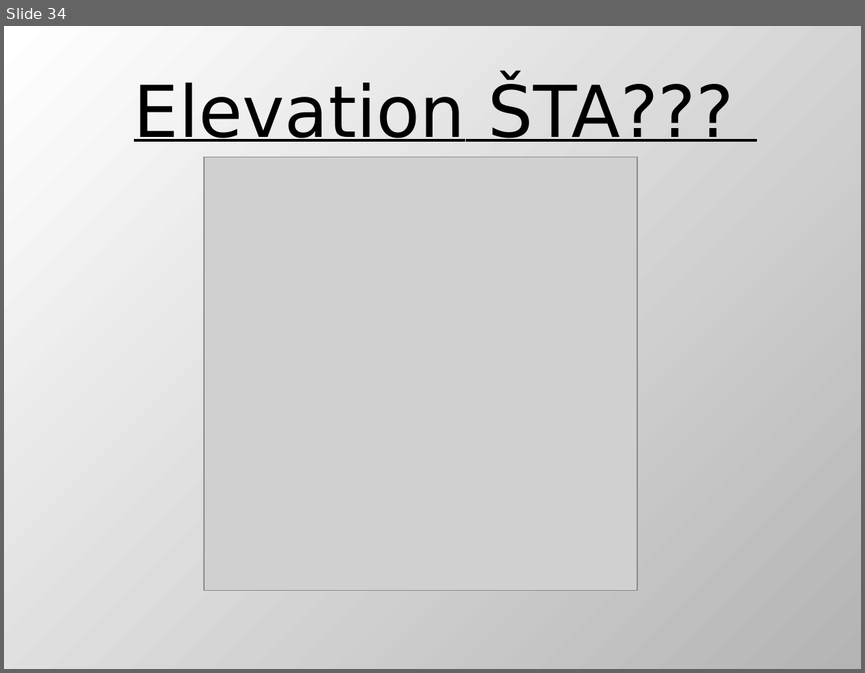
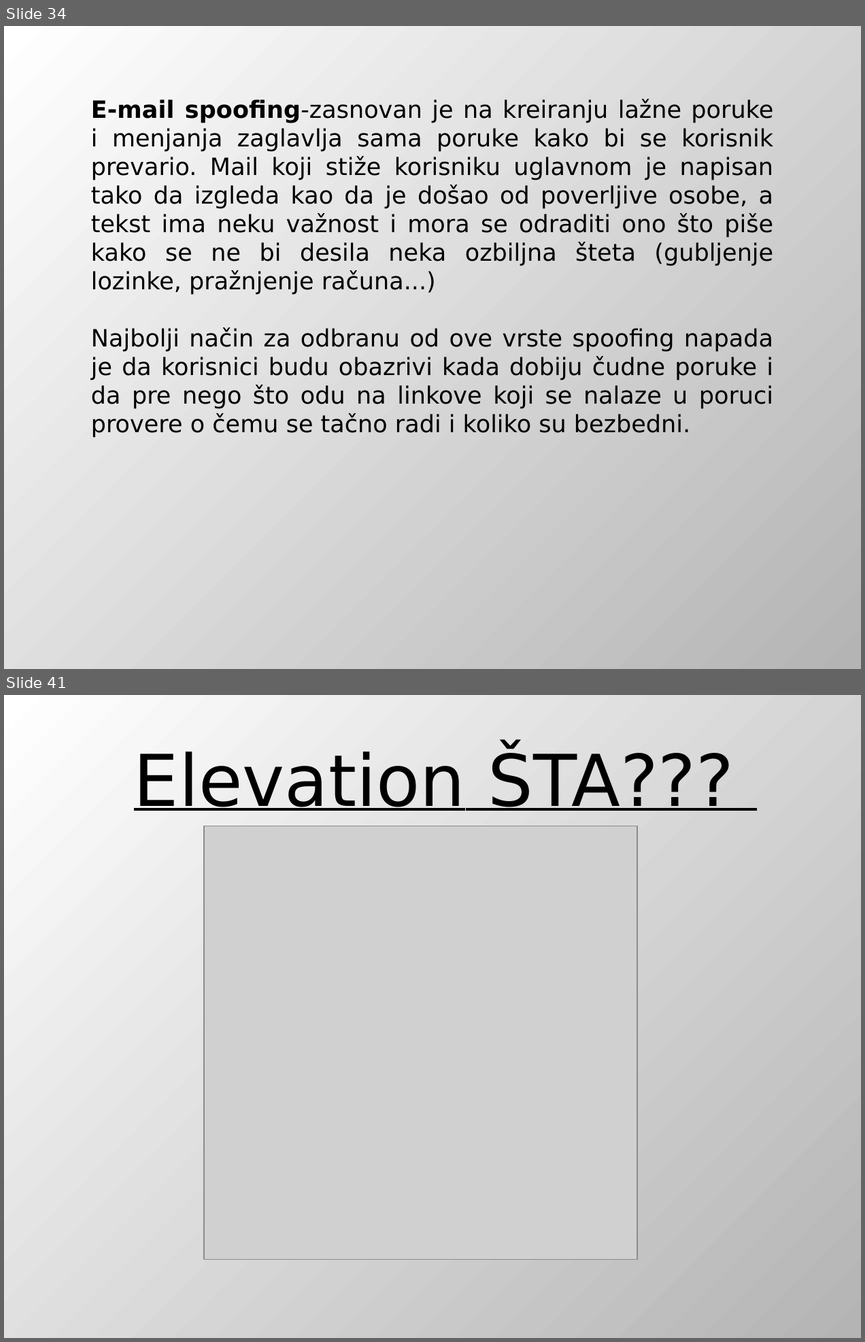
Before and after one commit to DejanUrosevic/XML-Projekat, a slide deck: Model Pretnji.pptx. Shown one above the other, each under a label of ours: slide 34 before the commit, slides 34 and 41 after it; the slides between them are not shown. The pictures are 865x673 and 865x1342 pixels, drawn with LibreOffice and Linux fonts; fonts in the diff are those of the drawing; grey boxes stand for pictures. Boxes give left, top, right and bottom in pixels: in the first picture for what was removed or moved away, otherwise in the second. Text is boxed around its words. In the diff, an @@ line names an element or a change of style, - is before the commit and + after.

Commit message:
Spoofing i tampering with data dodat u prezentaciju.

```diff
--- a/Model Pretnji.pptx
+++ b/Model Pretnji.pptx
@@ slide 34 added at box(4, 26, 861, 669), background gradient #FFFFFF to #B4B4B4 @@
@@ text added at box(91, 99, 774, 437), 20 pt, text #000000 @@
+E-mail spoofing-zasnovan je na kreiranju lažne poruke i menjanja zaglavlja sama poruke kako bi se korisnik prevario. Mail koji stiže korisniku uglavnom je napisan tako da izgleda kao da je došao od poverljive osobe, a tekst ima neku važnost i mora se odraditi ono što piše kako se ne bi desila neka ozbiljna šteta (gubljenje lozinke, pražnjenje računa...)
+Najbolji način za odbranu od ove vrste spoofing napada je da korisnici budu obazrivi kada dobiju čudne poruke i da pre nego što odu na linkove koji se nalaze u poruci provere o čemu se tačno radi i koliko su bezbedni.
@@ what was slide 34 is now slide 41 @@
```
Also in this commit, not shown: 1 slide changed, 6 other slides added.
